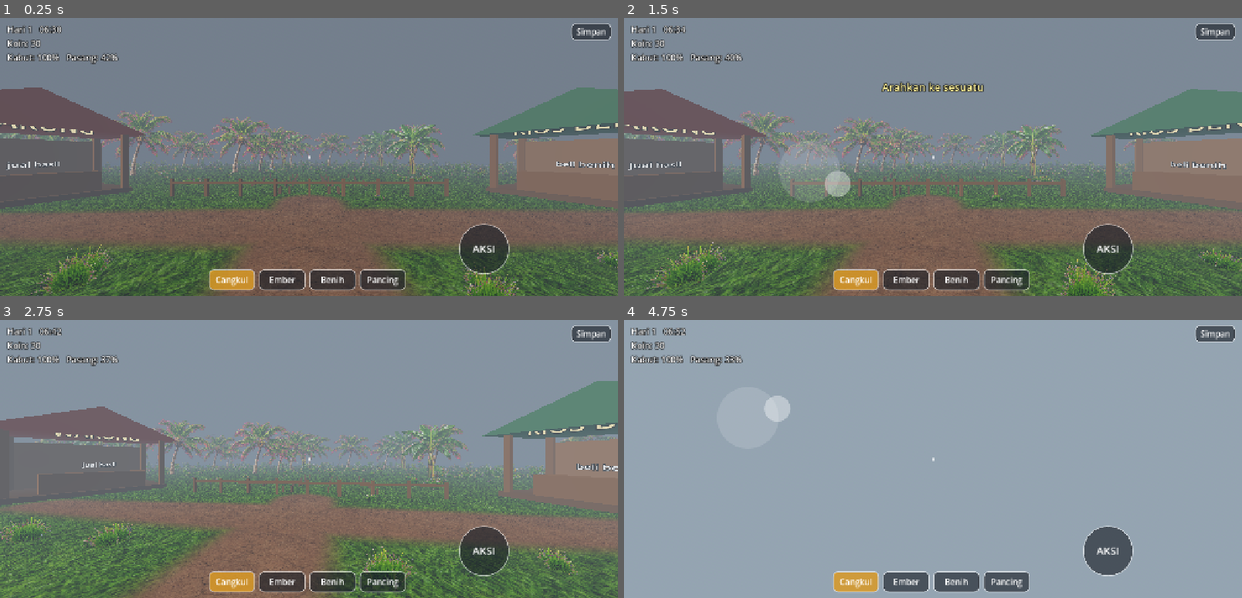
Above: before the commit, frames 1-4 (two rows, left to right).
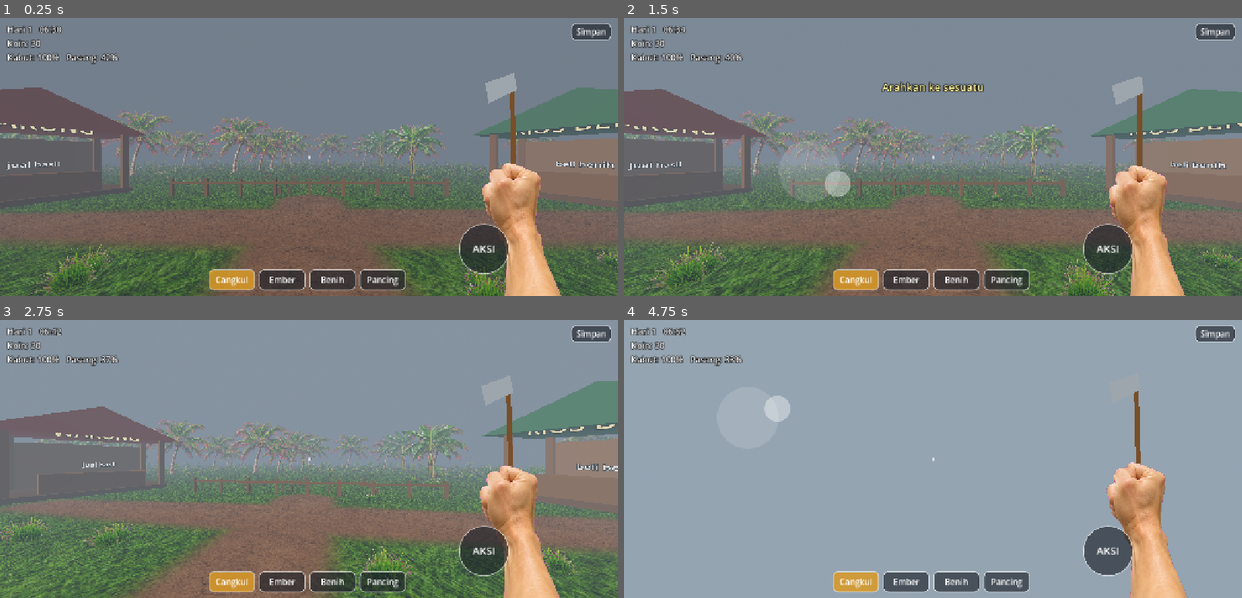
Above: after the commit, the same moments.

Repository: hadydaw/The-Creator-Of-Nusantara-
Game: Godot game, scene res://scenes/main.tscn
The game is run twice, just before and just after one commit, with the same random seed, the same clock (stepped at 60 frames per second) and the same inputs.
Inputs (mouse positions are in pixels of both pictures, inside the frame that each line leads up to):
- Up to frame 1 (0.25 s): no input
- Up to frame 2 (1.5 s): move the mouse to (1068, 143) at 0.52 s; hold E (do_action) 0.53-1.25 s; click (1068, 143) at 0.67 s; drag from (809, 170) to (902, 212) at 1.27 s
- Up to frame 3 (2.75 s): move the mouse to (370, 397) at 2.02 s; tap Left (lk_l) at 2.1 s; click (370, 397) at 2.17 s
- Up to frame 4 (4.75 s): drag from (902, 514) to (747, 417) at 2.77 s; move the mouse to (1118, 500) at 3.52 s; tap Up (lk_u) at 3.6 s; click (1118, 500) at 3.67 s; drag from (747, 417) to (840, 389) at 4.27 s

The runs differ from the first frame. In frame 1, 4.0% of the frame differs, in the area x 78-91%, y 19-100%; in frame 2, 3.9%; in frame 3, 3.9%; in frame 4, 3.8%.

Commit message:
Tangan POV baru: 6 pose tanpa alat
Co-Authored-By: Claude Sonnet 5.5 <noreply@anthropic.com>
Claude-Session: https://claude.ai/code/session_011EntzXYvhEnfBaL1brEKac

Diff:
--- a/scripts/hand.gd
+++ b/scripts/hand.gd
@@ -26,9 +26,12 @@
 	pivot_offset = Vector2(W * 0.5, H)
 	mouse_filter = Control.MOUSE_FILTER_IGNORE
 	_poses = {
-		"open": load("res://assets/hand_idle.png"),
-		"grip": load("res://assets/hand_grip.png"),
-		"pinch": load("res://assets/hand_pinch.png"),
+		"open": load("res://assets/hand_buka.png"),
+		"loose": load("res://assets/hand_longgar.png"),
+		"grip": load("res://assets/hand_genggam.png"),
+		"pinch": load("res://assets/hand_jepit.png"),
+		"palm": load("res://assets/hand_telapak.png"),
+		"reach": load("res://assets/hand_jangkau.png"),
 	}
 	_tex = TextureRect.new()
 	_tex.expand_mode = TextureRect.EXPAND_IGNORE_SIZE
@@ -39,7 +42,14 @@
 
 
 func _pose_for_tool() -> String:
-	return "pinch" if tool_id == 2 else "grip"
+	match tool_id:
+		1:
+			return "loose"
+		2:
+			return "pinch"
+		3:
+			return "loose"
+	return "grip"
 
 
 func _show_pose(name: String) -> void:
@@ -98,7 +108,7 @@
 			_tween_to(0.38, Vector2(-24, -36), 1.04, 0.12, Tween.EASE_IN)
 			_tween_to(0.0, Vector2(0, 8), 1.0, 0.3)
 		"reach":
-			_show_pose("open")
+			_show_pose("reach")
 			_tween_to(-0.05, Vector2(0, -36), 1.13, 0.12)
 			_tween_to(0.0, Vector2.ZERO, 1.0, 0.2)
 			_tw.tween_callback(func() -> void: _show_pose(_pose_for_tool()))
--- a/scripts/hud.gd
+++ b/scripts/hud.gd
@@ -38,7 +38,6 @@
 
 	hand = HandScript.new()
 	_root.add_child(hand)
-	hand.visible = false  # tangan POV dicopot sementara, menunggu gambar baru
 
 	var cross := Panel.new()
 	cross.mouse_filter = Control.MOUSE_FILTER_IGNORE
@@ -152,7 +151,7 @@
 	(_buttons["seed"] as Panel).position = Vector2(w * 0.5 - 75, h - 104)
 	(_buttons["action"] as Panel).position = Vector2(w - 330, h - 150)
 	(_buttons["save"] as Panel).position = Vector2(w - 98, 10)
-	hand.base_pos = Vector2(w - 235, h - hand.H + 110)
+	hand.base_pos = Vector2(w - 330, h - hand.H + 45)
 	hand.position = hand.base_pos
 
 
Binary file added: assets/hand_buka.png
Binary file added: assets/hand_genggam.png
Binary file removed: assets/hand_grip.png
Binary file removed: assets/hand_idle.png
Binary file added: assets/hand_jangkau.png
Binary file added: assets/hand_jepit.png
Binary file added: assets/hand_longgar.png
Binary file removed: assets/hand_pinch.png
Binary file added: assets/hand_telapak.png
